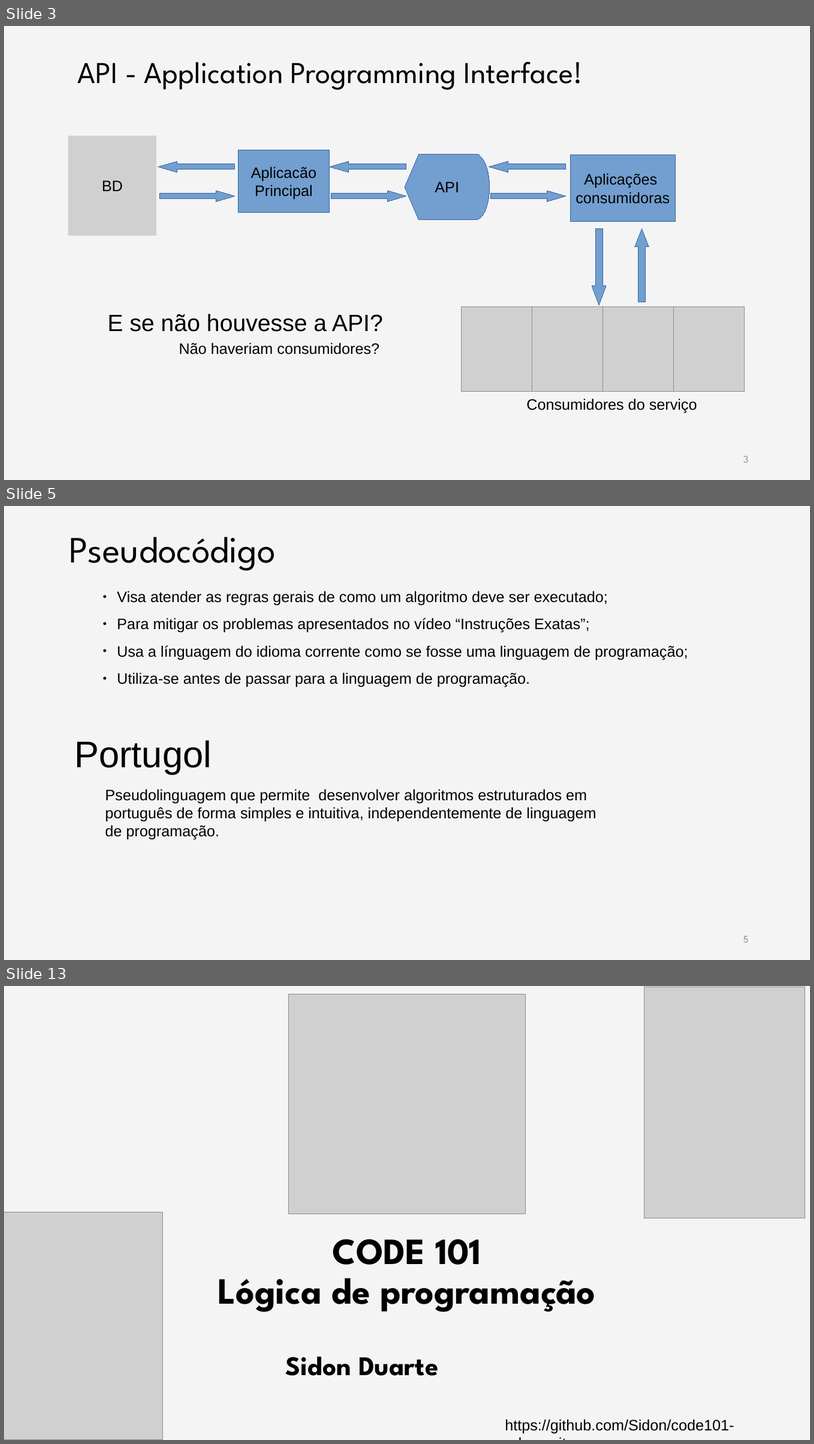
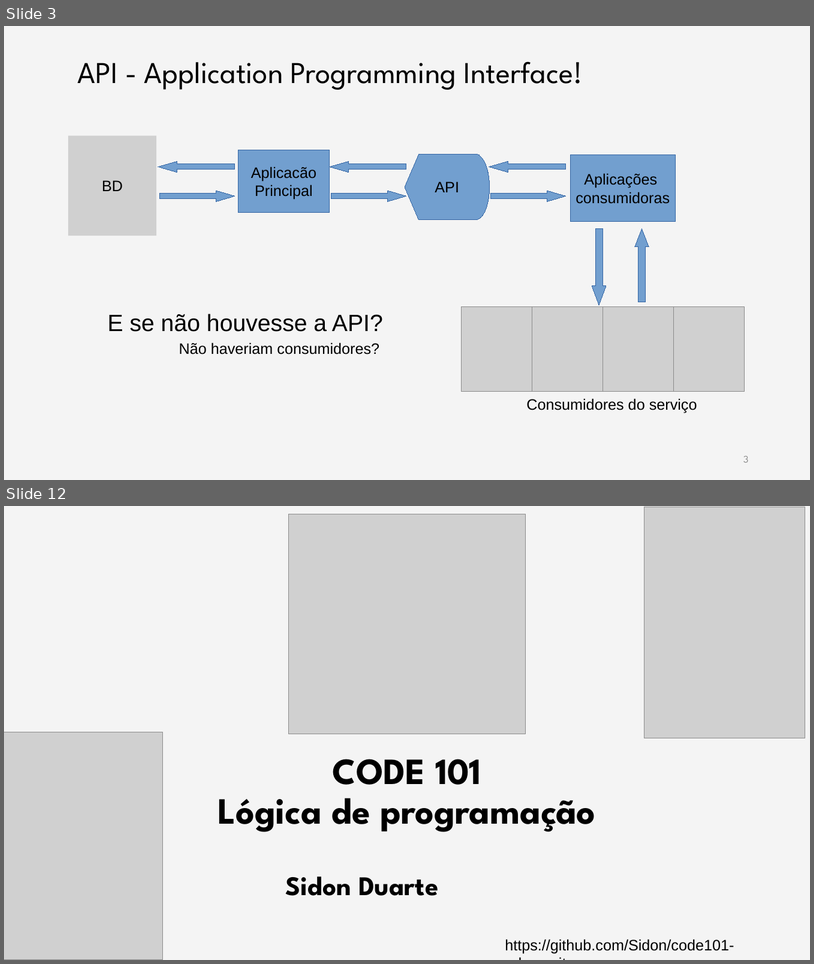
Before and after one commit to rodrisg/code101-edevo, a slide deck: aula3/aula3.odp. Shown one above the other, each under a label of ours: slides 3, 5 and 13 before the commit, slides 3 and 12 after it; the slides between them are not shown. The pictures are 814x1444 and 814x964 pixels, drawn with LibreOffice and Linux fonts; fonts in the diff are those of the drawing; grey boxes stand for pictures; background and template pictures are left out. Boxes give left, top, right and bottom in pixels: in the first picture for what was removed or moved away, otherwise in the second. Text is boxed around its words. In the diff, an @@ line names an element or a change of style, - is before the commit and + after.

```diff
--- a/aula3/aula3.odp
+++ b/aula3/aula3.odp
@@ slide 5 removed at (4, 506, 810, 960), background #FFFFFF; not listed: 1 template element that a slide beside it also shows @@
@@ title removed at (69, 537, 276, 571) @@
-Pseudocódigo
@@ text removed at (117, 591, 688, 687) @@
-● Visa atender as regras gerais de como um algoritmo deve ser executado;
-● Para mitigar os problemas apresentados no vídeo “Instruções Exatas”;
-● Usa a línguagem do idioma corrente como se fosse uma linguagem de programação;
-● Utiliza-se antes de passar para a linguagem de programação.
@@ text removed at (74, 740, 212, 774) @@
-Portugol
@@ text removed at (105, 789, 596, 840) @@
-Pseudolinguagem que permite desenvolver algoritmos estruturados em português de forma simples e intuitiva, independentemente de linguagem de programação.
@@ page number removed at (744, 936, 749, 942) @@
-5
@@ what was slide 13 is now slide 12 @@
```
Also in this commit, not shown: 3 slides changed, 7 slides added, 7 other slides removed, 3 other files.
